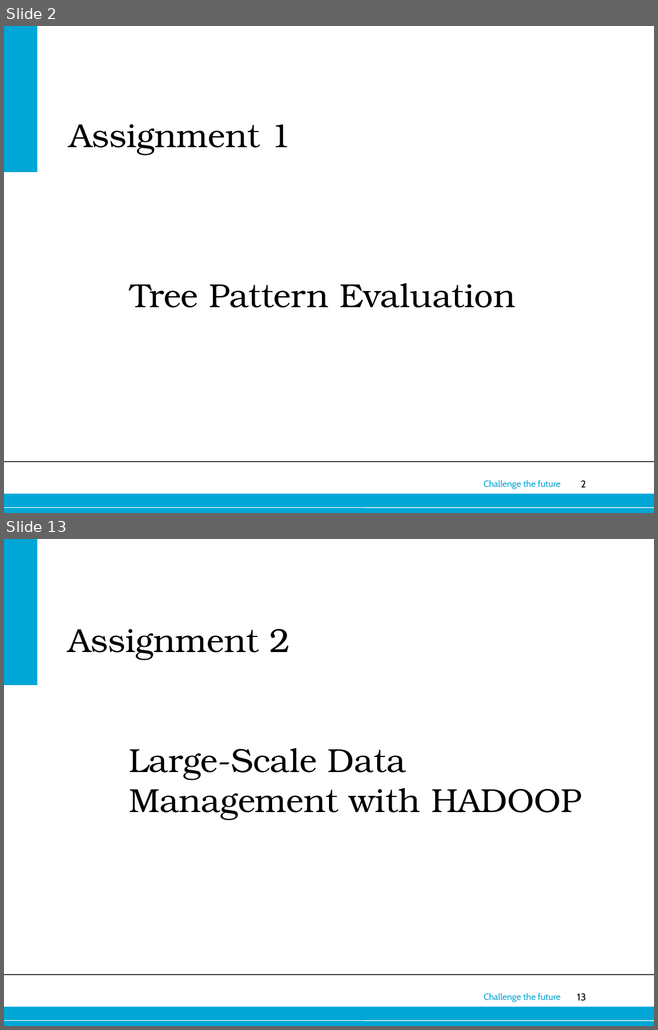
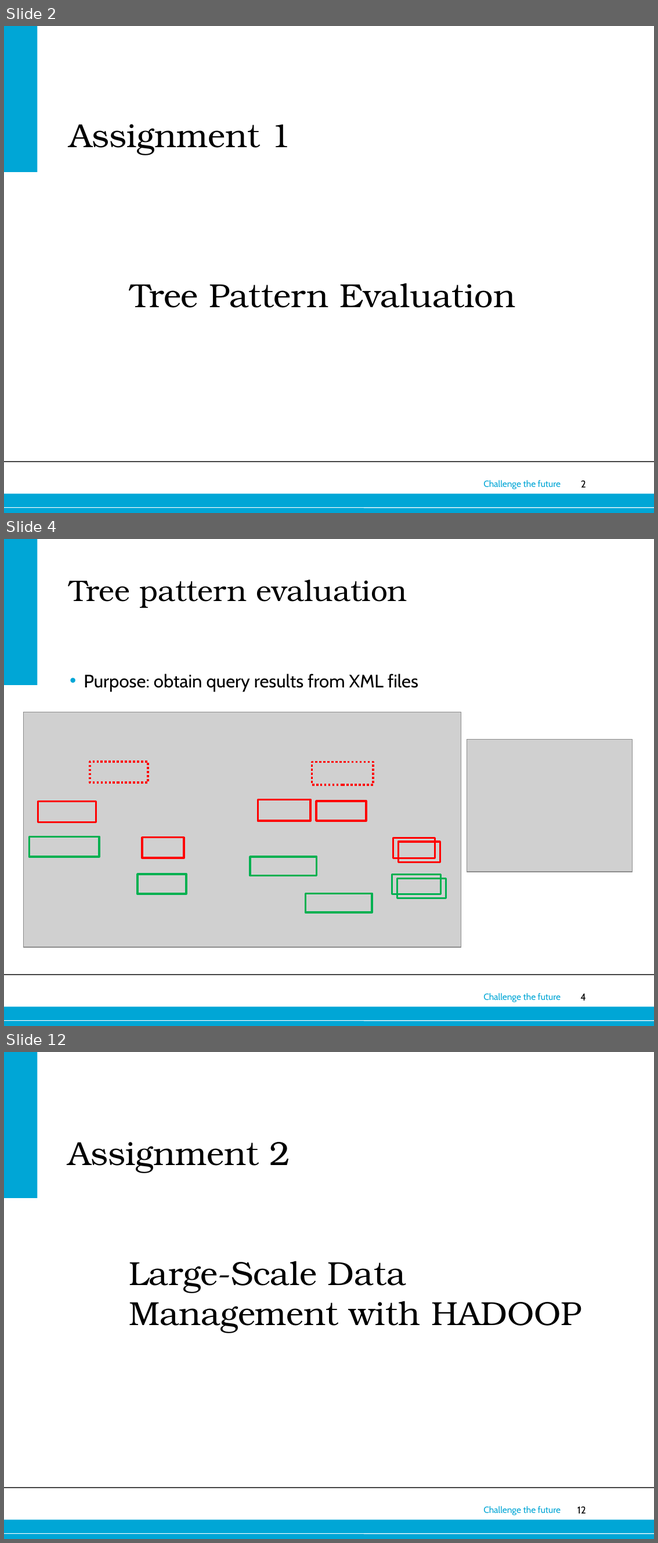
Before and after one commit to ioanajivet/wdm, a slide deck: presentation/presentation web.pptx. Shown one above the other, each under a label of ours: slides 2 and 13 before the commit, slides 2, 4 and 12 after it; the slides between them are not shown. The pictures are 658x1030 and 658x1543 pixels, drawn with LibreOffice and Linux fonts; fonts in the diff are those of the drawing; grey boxes stand for pictures; background and template pictures are left out. Boxes give left, top, right and bottom in pixels: in the first picture for what was removed or moved away, otherwise in the second. Text is boxed around its words. In the diff, an @@ line names an element or a change of style, - is before the commit and + after.

```diff
--- a/presentation/presentation web.pptx
+++ b/presentation/presentation web.pptx
@@ slide 4 added at box(4, 539, 654, 1026), background #FFFFFF; not listed: 6 template elements that a slide beside it also shows @@
@@ title added at box(69, 580, 407, 608), 33 pt, text #000000 @@
+Tree pattern evaluation
@@ text added at box(83, 674, 418, 692), 20 pt, text #000000 @@
+• Purpose: obtain query results from XML files
@@ picture added at box(24, 712, 460, 947) @@
@@ picture added at box(466, 739, 632, 871) @@
@@ rectangle added at box(90, 762, 148, 783), outline #FF0000 2.25 pt dashed @@
@@ rectangle added at box(312, 762, 373, 784), outline #FF0000 2.25 pt dashed @@
@@ rectangle added at box(257, 799, 310, 821), outline #FF0000 2.25 pt @@
@@ rectangle added at box(38, 801, 96, 822), outline #FF0000 2.25 pt @@
@@ rectangle added at box(316, 801, 366, 821), outline #FF0000 2.25 pt @@
@@ rectangle added at box(30, 837, 100, 857), outline #00B050 2.25 pt @@
@@ rectangle added at box(141, 838, 183, 859), outline #FF0000 2.25 pt @@
@@ rectangle added at box(393, 838, 435, 859), outline #FF0000 2.25 pt @@
@@ rectangle added at box(398, 842, 440, 863), outline #FF0000 2.25 pt @@
@@ rectangle added at box(250, 857, 317, 875), outline #00B050 2.25 pt @@
@@ rectangle added at box(137, 874, 186, 894), outline #00B050 2.25 pt @@
@@ rectangle added at box(392, 875, 441, 895), outline #00B050 2.25 pt @@
@@ rectangle added at box(397, 879, 446, 898), outline #00B050 2.25 pt @@
@@ rectangle added at box(306, 894, 372, 913), outline #00B050 2.25 pt @@
@@ what was slide 13 is now slide 12 @@
@@ page number at box(577, 1507, 586, 1514): text changed @@
-13
+12
```
Also in this commit, not shown: 5 slides changed, 3 other slides added, 5 slides removed.
